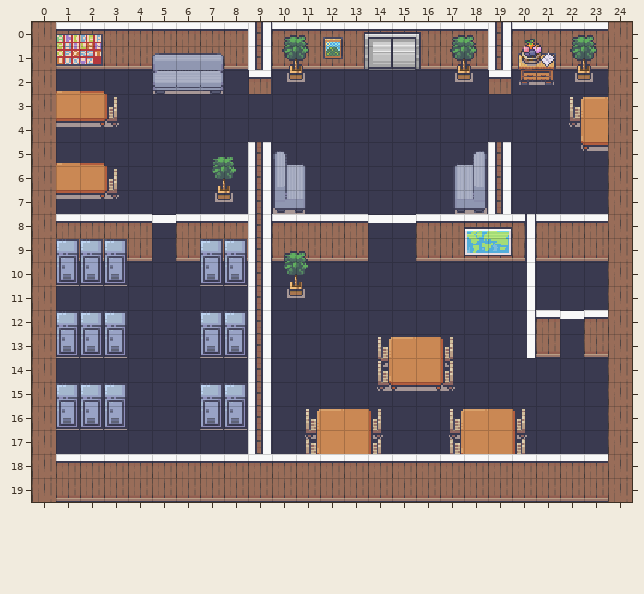
An edit to a level. Tiled map, assets/mapaVPNegocios/mapaVPNegocios.tmx. The picture above was drawn from the file before the commit.
Cells are 16x16 px. Shown: x 0..24, y 0..19.
New version:
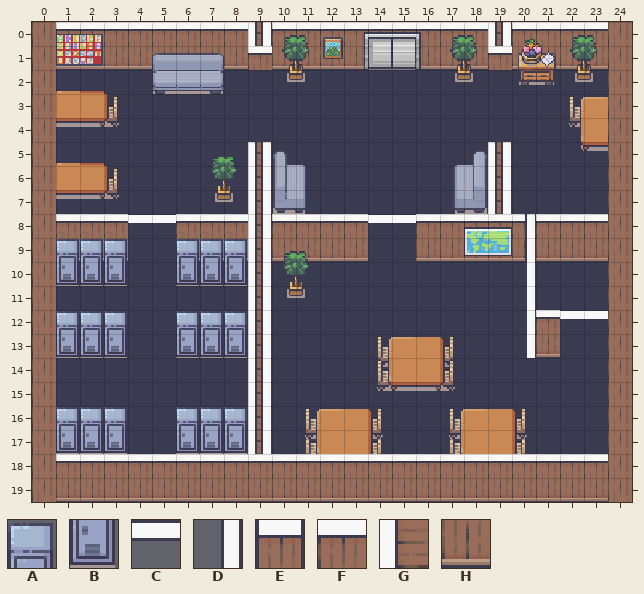
Key: from "decoracao": A 652, B 668; from "paredes": C 5 turned 270, D 8 turned 180, E 224, F 229, G 229 turned 270, H 246.
_ is an empty cell.
Change:
Layer "parede":
The edit turns tile G into tile F in row 1 at x 9 and 19.
The author cleared tile E in row 2 at x 9 and 19.
The author cleared tile F in row 8 at x 4; in row 12 at x 23.
The author cleared tile H in row 9 at x 4; in row 13 at x 23.
Layer "acabamento":
The author cleared tile D in row 1 at x 9 and 19.
Layer "servidor":
The edit turns tile B into tile A in row 16 at x 1 to 3 and 7 to 8.
There is now tile A in row 9 at x 6; in row 12 at x 6; in row 16 at x 6.
There is now tile B in row 10 at x 6; in row 13 at x 6; in row 17 at x 1 to 3 and 6 to 8.
The author cleared tile A in row 15 at x 1 to 3 and 7 to 8.
Layer "batente":
There is now tile C in row 8 at x 4; in row 12 at x 23.
